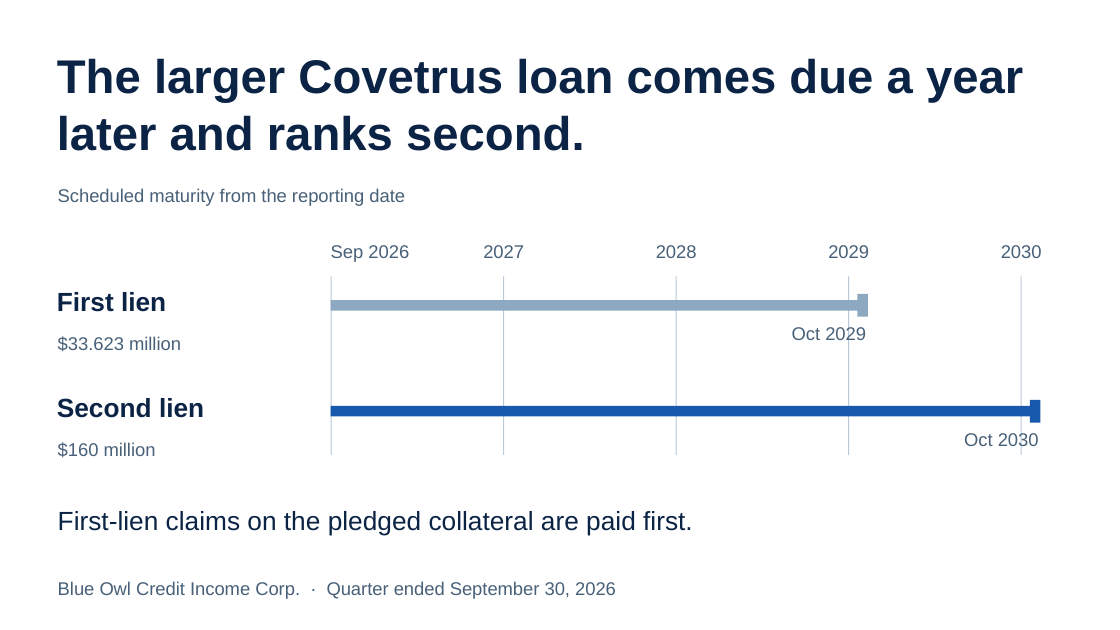
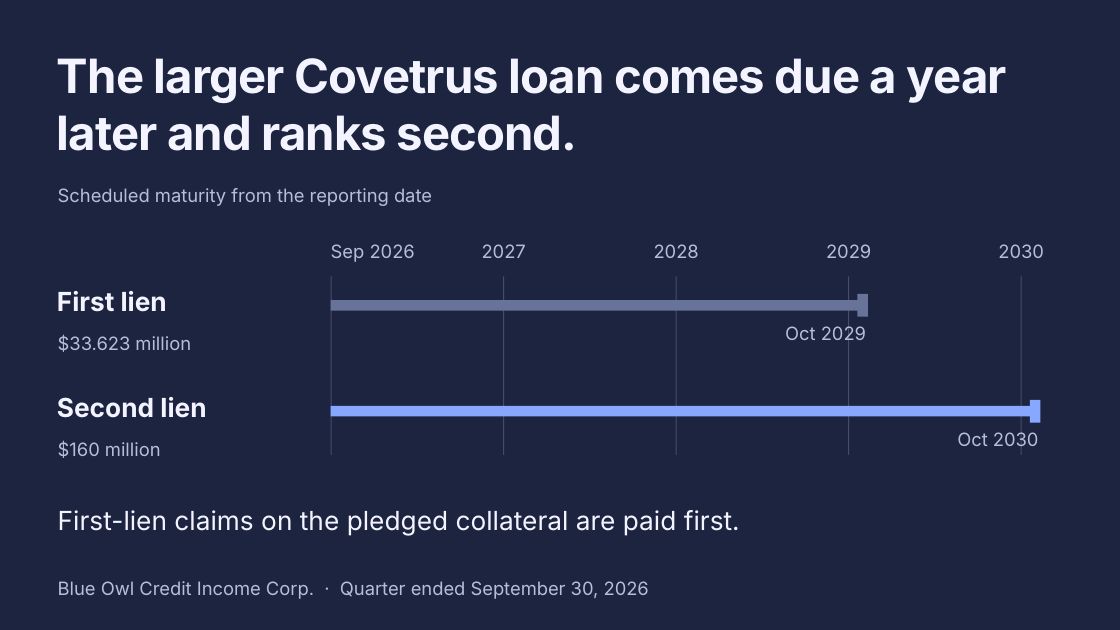
Before and after one commit to marcswartz/ivey-group7-portfolio, a slide deck: slide 9 of presentation.pptx. Drawn at 1120x630 pixels with LibreOffice and Linux fonts; fonts in the diff are those of the drawing. Boxes give left, top, right and bottom in pixels: in the first picture for what was removed or moved away, otherwise in the second. Text is boxed around its words. In the diff, an @@ line names an element or a change of style, - is before the commit and + after.

```diff
--- a/presentation.pptx
+++ b/presentation.pptx
@@ background #FFFFFF to #1D2440 @@
@@ text "The larger Covetrus loan comes ..." at bbox=[57, 58, 1007, 151]: font Arial to Inter, text colour #0B2345 to #F3F4FF, letter spacing 0 to -0.8 pt @@
@@ rectangle at bbox=[858, 294, 868, 317]: fill #8DA9C2 to #677398 @@
@@ fill #B8C8D8 to #454B6A in 5 elements at bbox=[331, 276, 332, 455], bbox=[503, 276, 504, 455], bbox=[676, 276, 676, 455], bbox=[849, 276, 849, 455], bbox=[1021, 276, 1022, 455] @@
@@ rectangle at bbox=[331, 300, 863, 310]: fill #8DA9C2 to #677398 @@
@@ rectangle at bbox=[331, 406, 1036, 416]: fill #1959AD to #88A7FF @@
@@ rectangle at bbox=[1030, 400, 1040, 423]: fill #1959AD to #88A7FF @@
@@ font Arial to Inter, text colour #0B2345 to #F3F4FF in 3 elements at bbox=[57, 291, 167, 312], bbox=[57, 397, 206, 418], bbox=[58, 510, 740, 536] @@
@@ font Arial to Inter, text colour #486078 to #B8BED7 in 11 elements at bbox=[58, 188, 432, 206], bbox=[331, 244, 415, 262], bbox=[482, 244, 526, 258], bbox=[654, 244, 699, 258], bbox=[826, 244, 871, 258], bbox=[998, 244, 1044, 258], bbox=[58, 335, 191, 352], bbox=[785, 324, 866, 344], bbox=[58, 441, 161, 458], bbox=[957, 432, 1039, 447], bbox=[58, 581, 649, 599] @@
```
Also in this commit, not shown: 12 other slides changed, 19 other files.
